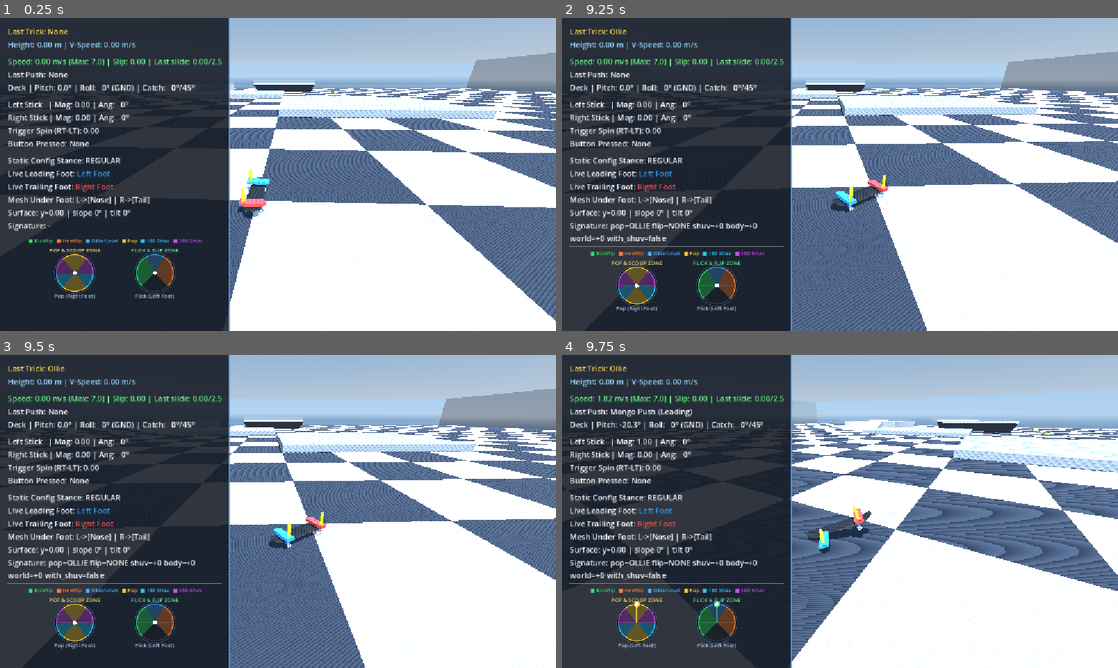
Above: before the commit, frames 1-4 (two rows, left to right).
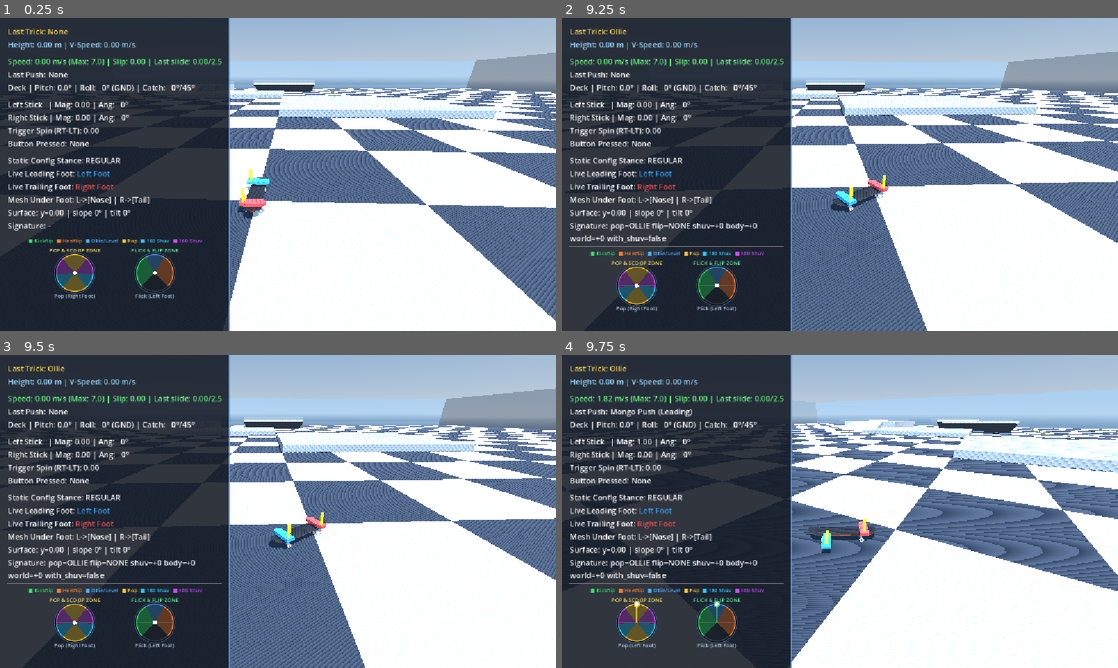
Above: after the commit, the same moments.

Repository: nklunder/skate-sim
Game: Godot game, scene res://scenes/TestWorld.tscn
Same seed, same stepped clock (60 frames per second), same inputs: the game is played once before the commit and once after it.
Inputs (mouse positions are in pixels of both pictures, inside the frame that each line leads up to):
- Up to frame 1 (0.25 s): no input
- Up to frame 2 (9.25 s): tap Enter at 0.5, 5.75 s; move the mouse to (962, 158) at 0.52 s; hold Right (ui_right) 0.53-1.25 s; hold Z 0.53-1.25 s; click (962, 158) at 0.67 s; tap Space at 0.77, 2.75, 3.77, 6.5, 6.77 s; drag from (728, 190) to (812, 237) at 1.27 s; move the mouse to (895, 105) at 2.02 s; hold Right (ui_right) 2.03-2.75 s; hold X 2.03-2.75 s; drag from (812, 237) to (673, 127) at 2.77 s; move the mouse to (1006, 221) at 3.52 s; hold Left (ui_left) 3.53-4.25 s; hold H 3.53-4.25 s; drag from (673, 127) to (756, 96) at 4.27 s; move the mouse to (867, 174) at 5.02 s; hold Down (ui_down) 5.03-5.75 s; hold L 5.03-5.75 s; click (867, 174) at 5.17 s; drag from (756, 96) to (728, 190) at 5.77 s; move the mouse to (962, 158) at 6.52 s; hold Up (ui_up) 6.53-7.25 s; hold K 6.53-7.25 s; drag from (728, 190) to (812, 237) at 7.27 s; move the mouse to (895, 105) at 8.02 s; hold Down (ui_down) 8.03-8.75 s; hold Q 8.03-8.75 s; drag from (812, 237) to (673, 127) at 8.77 s
- Up to frame 3 (9.5 s): no input
- Up to frame 4 (9.75 s): move the mouse to (1006, 558) at 9.52 s; hold Up (ui_up) from 9.53 s (still down); hold V from 9.53 s (still down); click (1006, 558) at 9.67 s

Frames 1-3 are identical in both runs. In frame 4, 1.0% of the frame differs, in the area x 10-57%, y 21-64%.

Commit message:
fix pop foot regression caused by manual system updates

Diff:
--- a/scripts/player/SkaterController.gd
+++ b/scripts/player/SkaterController.gd
@@ -972,11 +972,13 @@
 	var back: Vector2 = input_state.back_stick()
 	var is_manualing: bool = false
 
-	# Manuals trigger whenever the trailing tail or leading nose stick is deflected (>= 0.20), supporting full radial scoops without dropping!
-	if back.y >= 0.20 or (input_state.current_pop_state == FootInputState.PopState.LOADING_OLLIE and back.length() >= 0.20):
+	var was_manualing: bool = manual_timer >= manual_entry_delay or abs(board_pivot.rotation_degrees.x) > 2.0
+
+	# Flatground Entry requires the middle balance zone (0.20 to 0.90). Once an active manual is established, ANY trailing/leading stick load (>= 0.20) latches balance so scoops and heavy pops don't drop!
+	if (not was_manualing and back.y > 0.20 and back.y <= 0.90) or (was_manualing and (back.y >= 0.20 or (input_state.current_pop_state == FootInputState.PopState.LOADING_OLLIE and back.length() >= 0.20))):
 		target_pitch_deg = minf(1.0, back.length()) * 24.0
 		is_manualing = true
-	elif front.y <= -0.20 or (input_state.current_pop_state == FootInputState.PopState.LOADING_NOLLIE and front.length() >= 0.20):
+	elif (not was_manualing and front.y < -0.20 and front.y >= -0.90) or (was_manualing and (front.y <= -0.20 or (input_state.current_pop_state == FootInputState.PopState.LOADING_NOLLIE and front.length() >= 0.20))):
 		target_pitch_deg = -minf(1.0, front.length()) * 24.0
 		is_manualing = true
 
Not shown, changed: docs/CHANGELOG_LEDGER.md
